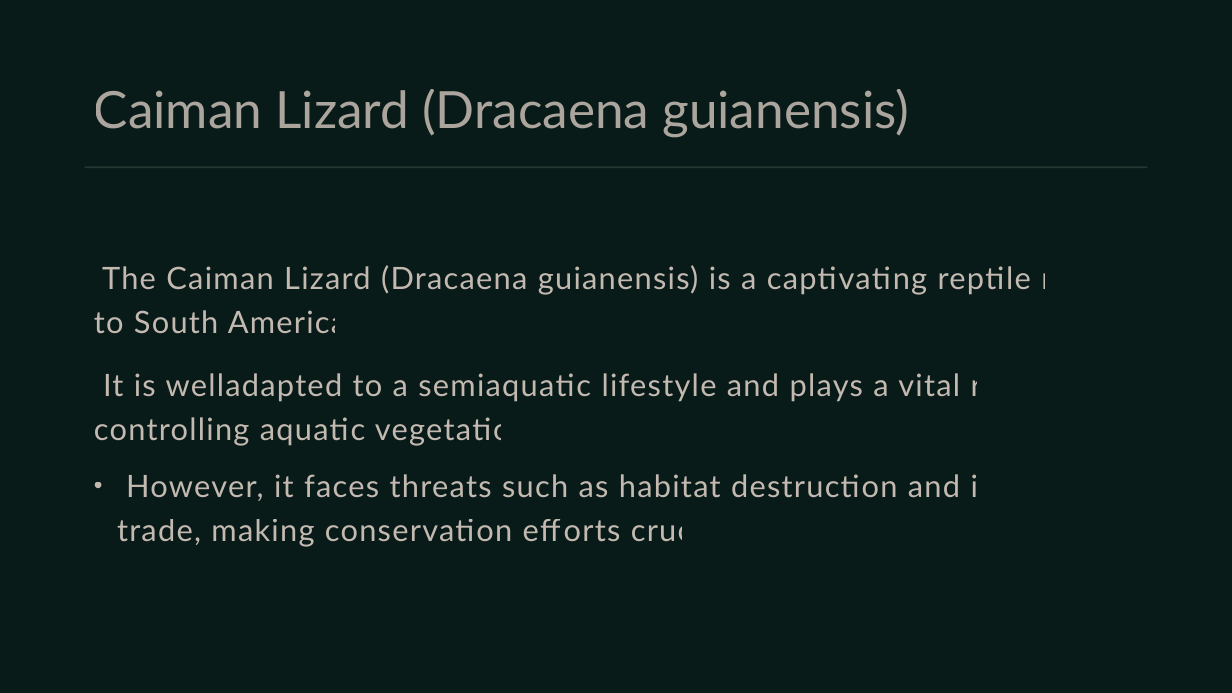
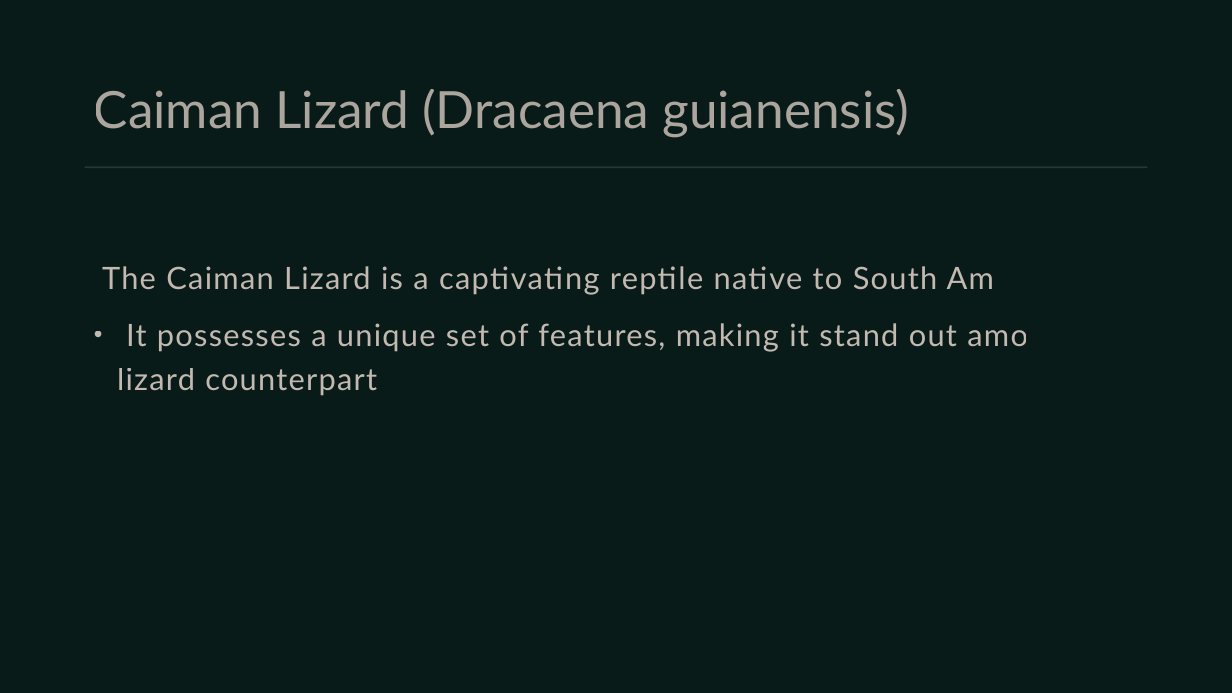
Before and after one commit to umarrasool15/Research2SlidesWebApp, a slide deck: slide 15 of pdfextraction/content/output/A Survey of South American Lizards Biodiversity and Ecological.pptx (slide 12 before the commit). Drawn at 1232x693 pixels with LibreOffice and Linux fonts; fonts in the diff are those of the drawing. Boxes give left, top, right and bottom in pixels: in the first picture for what was removed or moved away, otherwise in the second. Text is boxed around its words. In the diff, an @@ line names an element or a change of style, - is before the commit and + after.

```diff
--- a/pdfextraction/content/output/A Survey of South American Lizards Biodiversity and Ecological.pptx
+++ b/pdfextraction/content/output/A Survey of South American Lizards Biodiversity and Ecological.pptx
@@ text at box(102, 266, 1074, 396): text changed @@
-• The Caiman Lizard (Dracaena guianensis) is a captivating reptile native to South America.
-  It is welladapted to a semiaquatic lifestyle and plays a vital role in controlling aquatic vegetation.
-  However, it faces threats such as habitat destruction and illegal trade, making conservation efforts crucial.
+• The Caiman Lizard is a captivating reptile native to South America.
+  It possesses a unique set of features, making it stand out among its lizard counterparts.
```
Also in this commit, not shown: 10 other slides changed, 8 slides added, 2 slides removed, 48 other files.
